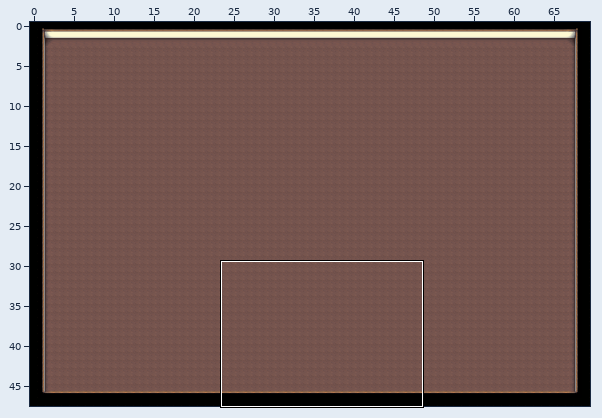
A Tiled map gets an edit: asset/wip/config/second-floor.tmx. Above, an overview of the earlier version with the close-up marked.
Close-up. Before the edit:
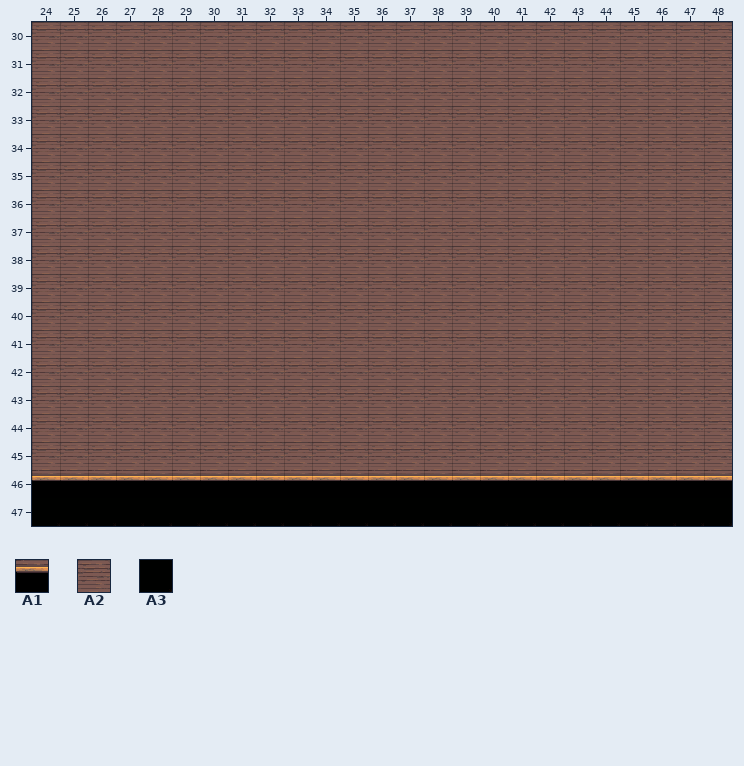
Cells are 32x32 px. Shown: x 24..48, y 30..47. The commit also changed other parts of the map, which this record leaves out.
Key: from "Main Floor": A1 31, A2 58, A3 86.
__ is an empty cell.
Layer "Floor" before, first column x 24:
30 A2 A2 A2 A2 A2 A2 A2 A2 A2 A2 A2 A2 A2 A2 A2 A2 A2 A2 A2 A2 A2 A2 A2 A2 A2
31 A2 A2 A2 A2 A2 A2 A2 A2 A2 A2 A2 A2 A2 A2 A2 A2 A2 A2 A2 A2 A2 A2 A2 A2 A2
32 A2 A2 A2 A2 A2 A2 A2 A2 A2 A2 A2 A2 A2 A2 A2 A2 A2 A2 A2 A2 A2 A2 A2 A2 A2
33 A2 A2 A2 A2 A2 A2 A2 A2 A2 A2 A2 A2 A2 A2 A2 A2 A2 A2 A2 A2 A2 A2 A2 A2 A2
34 A2 A2 A2 A2 A2 A2 A2 A2 A2 A2 A2 A2 A2 A2 A2 A2 A2 A2 A2 A2 A2 A2 A2 A2 A2
35 A2 A2 A2 A2 A2 A2 A2 A2 A2 A2 A2 A2 A2 A2 A2 A2 A2 A2 A2 A2 A2 A2 A2 A2 A2
36 A2 A2 A2 A2 A2 A2 A2 A2 A2 A2 A2 A2 A2 A2 A2 A2 A2 A2 A2 A2 A2 A2 A2 A2 A2
37 A2 A2 A2 A2 A2 A2 A2 A2 A2 A2 A2 A2 A2 A2 A2 A2 A2 A2 A2 A2 A2 A2 A2 A2 A2
38 A2 A2 A2 A2 A2 A2 A2 A2 A2 A2 A2 A2 A2 A2 A2 A2 A2 A2 A2 A2 A2 A2 A2 A2 A2
39 A2 A2 A2 A2 A2 A2 A2 A2 A2 A2 A2 A2 A2 A2 A2 A2 A2 A2 A2 A2 A2 A2 A2 A2 A2
40 A2 A2 A2 A2 A2 A2 A2 A2 A2 A2 A2 A2 A2 A2 A2 A2 A2 A2 A2 A2 A2 A2 A2 A2 A2
41 A2 A2 A2 A2 A2 A2 A2 A2 A2 A2 A2 A2 A2 A2 A2 A2 A2 A2 A2 A2 A2 A2 A2 A2 A2
42 A2 A2 A2 A2 A2 A2 A2 A2 A2 A2 A2 A2 A2 A2 A2 A2 A2 A2 A2 A2 A2 A2 A2 A2 A2
43 A2 A2 A2 A2 A2 A2 A2 A2 A2 A2 A2 A2 A2 A2 A2 A2 A2 A2 A2 A2 A2 A2 A2 A2 A2
44 A2 A2 A2 A2 A2 A2 A2 A2 A2 A2 A2 A2 A2 A2 A2 A2 A2 A2 A2 A2 A2 A2 A2 A2 A2
45 A2 A2 A2 A2 A2 A2 A2 A2 A2 A2 A2 A2 A2 A2 A2 A2 A2 A2 A2 A2 A2 A2 A2 A2 A2
46 A1 A1 A1 A1 A1 A1 A1 A1 A1 A1 A1 A1 A1 A1 A1 A1 A1 A1 A1 A1 A1 A1 A1 A1 A1
47 A3 A3 A3 A3 A3 A3 A3 A3 A3 A3 A3 A3 A3 A3 A3 A3 A3 A3 A3 A3 A3 A3 A3 A3 A3
Now the later version:
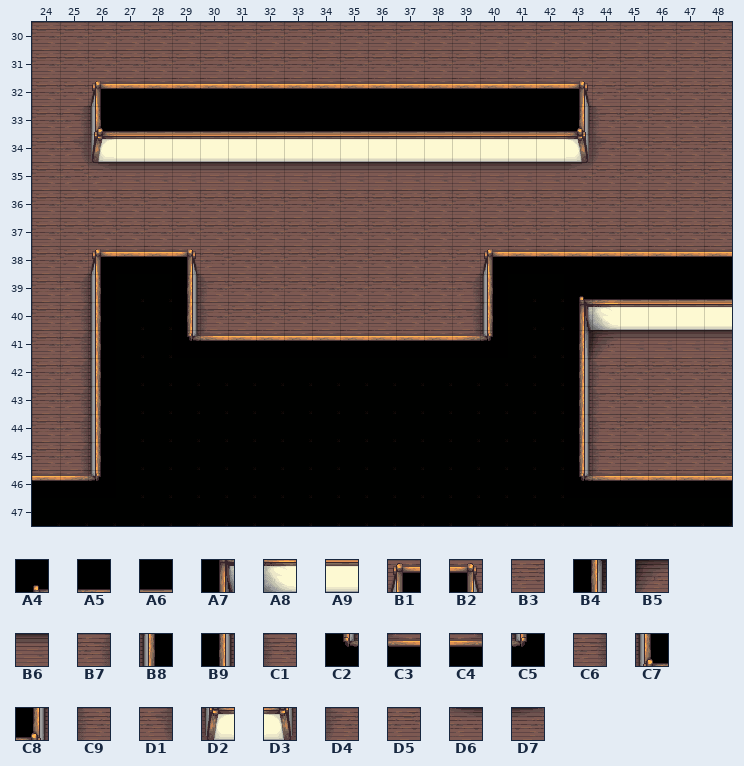
Further tiles: from "Main Floor": A4 0, A5 1, A6 4, A7 9, A8 10, A9 13, B1 15, B2 16, B3 17, B4 18, B5 19, B6 22, B7 23, B8 24, B9 25, C1 26, C2 27, C3 28, C4 29, C5 30, C6 32, C7 33, C8 34, C9 35, D1 41, D2 42, D3 43, D4 44, D5 50, D6 51, D7 52.
The edit:
Layer "Floor":
y 32: x 26..44 A2 A2 A2 A2 A2 A2 A2 A2 A2 A2 A2 A2 A2 A2 A2 A2 A2 A2 A2 -> B1 A1 A1 A1 A1 A1 A1 A1 A1 A1 A1 A1 A1 A1 A1 A1 A1 B2 B3
y 33: x 25..44 A2 A2 A2 A2 A2 A2 A2 A2 A2 A2 A2 A2 A2 A2 A2 A2 A2 A2 A2 A2 -> C6 C7 A6 A6 A6 A6 A6 A6 A6 A6 A6 A6 A6 A6 A6 A6 A6 A6 C8 C9
y 34: x 25..44 A2 A2 A2 A2 A2 A2 A2 A2 A2 A2 A2 A2 A2 A2 A2 A2 A2 A2 A2 A2 -> D1 D2 A9 A9 A9 A9 A9 A9 A9 A9 A9 A9 A9 A9 A9 A9 A9 A9 D3 D4
y 35: x 25..43 A2 A2 A2 A2 A2 A2 A2 A2 A2 A2 A2 A2 A2 A2 A2 A2 A2 A2 A2 -> D5 D6 B6 B6 B6 B6 B6 B6 B6 B6 B6 B6 B6 B6 B6 B6 B6 B6 D7
y 38: x 26..30 A2 A2 A2 A2 A2 -> B1 A1 A1 B2 B3; x 40..48 A2 A2 A2 A2 A2 A2 A2 A2 A2 -> B1 A1 A1 A1 A1 A1 A1 A1 A1
y 39: x 25..30 A2 A2 A2 A2 A2 A2 -> B7 B8 A3 A3 B9 C1; x 39..48 A2 A2 A2 A2 A2 A2 A2 A2 A2 A2 -> B7 B8 A3 A3 A4 A5 A6 A6 A6 A6
y 40: x 25..30 A2 A2 A2 A2 A2 A2 -> B7 B8 A3 A3 B9 C1; x 39..48 A2 A2 A2 A2 A2 A2 A2 A2 A2 A2 -> B7 B8 A3 A3 A7 A8 A9 A9 A9 A9
y 41: x 25..48 A2 A2 A2 A2 A2 A2 A2 A2 A2 A2 A2 A2 A2 A2 A2 A2 A2 A2 A2 A2 A2 A2 A2 A2 -> B7 B8 A3 A3 C2 C3 A1 A1 A1 A1 A1 A1 A1 A1 C4 C5 A3 A3 B4 B5 B6 B6 B6 B6
y 42..45: x 25..44 A2 A2 A2 A2 A2 A2 A2 A2 A2 A2 A2 A2 A2 A2 A2 A2 A2 A2 A2 A2 -> B7 B8 A3 A3 A3 A3 A3 A3 A3 A3 A3 A3 A3 A3 A3 A3 A3 A3 B9 C1
y 46: x 25..44 A1 A1 A1 A1 A1 A1 A1 A1 A1 A1 A1 A1 A1 A1 A1 A1 A1 A1 A1 A1 -> C4 C5 A3 A3 A3 A3 A3 A3 A3 A3 A3 A3 A3 A3 A3 A3 A3 A3 C2 C3
Pixel boxes of the changes (left, top, right, bottom) in both close-ups:
changed: (60, 78, 620, 190)
changed: (60, 246, 732, 498)
